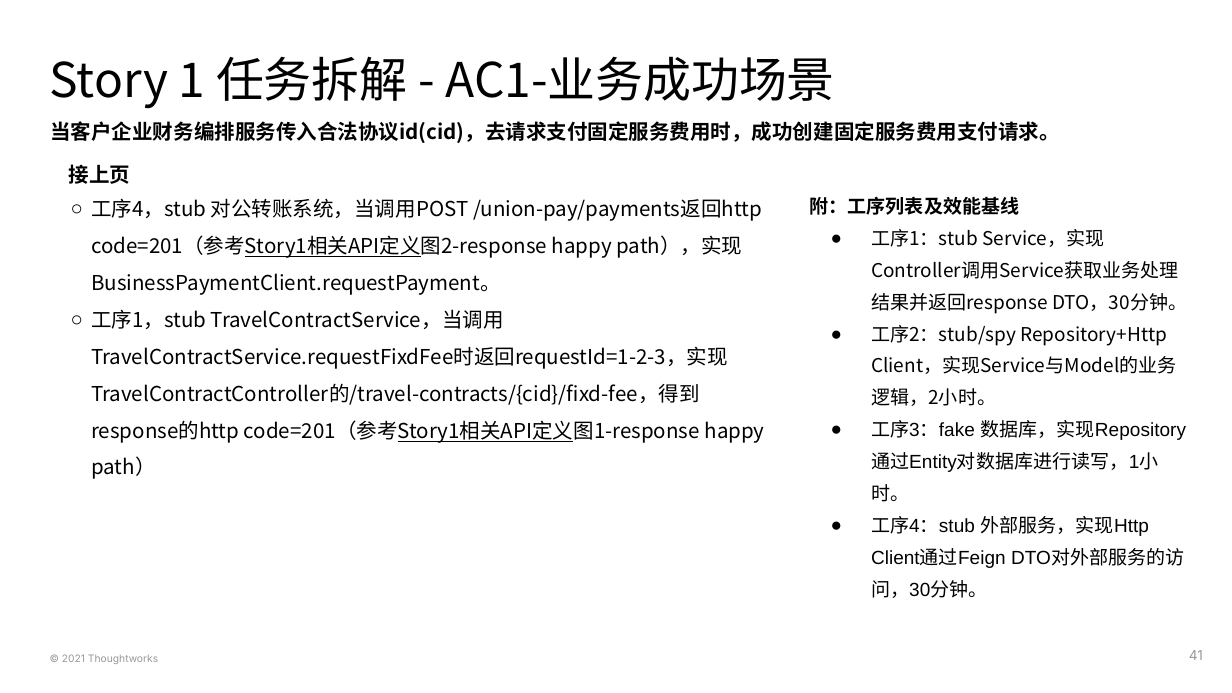
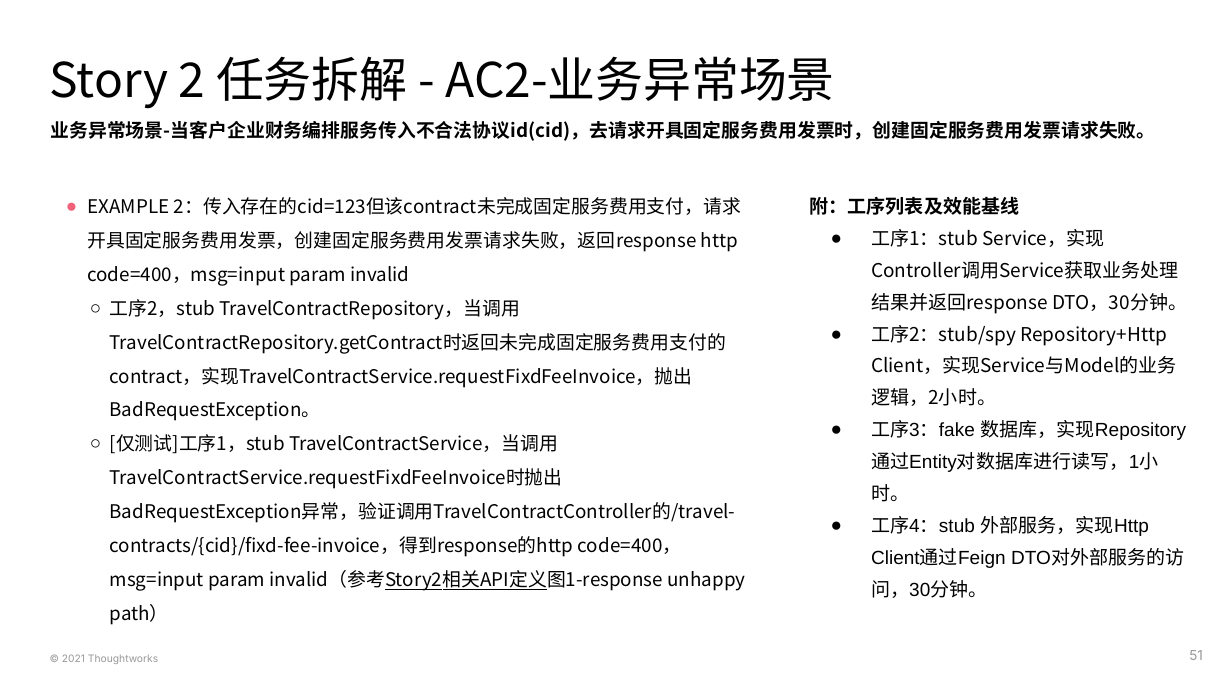
Before and after one commit to deesyx/heima, a slide deck: slide 51 of doc/PS4 黑马考核-项目On-boarding模板-胡炫光.pptx (slide 41 before the commit). Drawn at 1232x693 pixels with LibreOffice and Linux fonts; fonts in the diff are those of the drawing. Boxes give left, top, right and bottom in pixels: in the first picture for what was removed or moved away, otherwise in the second. Text is boxed around its words. In the diff, an @@ line names an element or a change of style, - is before the commit and + after.

```diff
--- a/doc/PS4 黑马考核-项目On-boarding模板-胡炫光.pptx
+++ b/doc/PS4 黑马考核-项目On-boarding模板-胡炫光.pptx
@@ title at <box>50,56,835,109</box>: text changed @@
-Story 1 任务拆解 - AC1-业务成功场景
+Story 2 任务拆解 - AC2-业务异常场景
@@ subtitle at <box>50,121,1155,141</box>: text changed; size 12 to 11 pt @@
-当客户企业财务编排服务传入合法协议id(cid)，去请求支付固定服务费用时，成功创建固定服务费用支付请求。
+业务异常场景-当客户企业财务编排服务传入不合法协议id(cid)，去请求开具固定服务费用发票时，创建固定服务费用发票请求失败。
@@ subtitle removed at <box>69,164,131,184</box> @@
-接上页
@@ text at <box>87,197,745,625</box>: text changed; size 12 to 11 pt @@
-  ○ 工序4，stub 对公转账系统，当调用POST /union-pay/payments返回http code=201（参考Story1相关API定义图2-response happy path），实现BusinessPaymentClient.requestPayment。
-  ○ 工序1，stub TravelContractService，当调用TravelContractService.requestFixdFee时返回requestId=1-2-3，实现TravelContractController的/travel-contracts/{cid}/fixd-fee，得到response的http code=201（参考Story1相关API定义图1-response happy path）
+● EXAMPLE 2：传入存在的cid=123但该contract未完成固定服务费用支付，请求开具固定服务费用发票，创建固定服务费用发票请求失败，返回response http code=400，msg=input param invalid
+  ○ 工序2，stub TravelContractRepository，当调用 TravelContractRepository.getContract时返回未完成固定服务费用支付的contract，实现TravelContractService.requestFixdFeeInvoice，抛出BadRequestException。
+  ○ [仅测试]工序1，stub TravelContractService，当调用TravelContractService.requestFixdFeeInvoice时抛出BadRequestException异常，验证调用TravelContractController的/travel-contracts/{cid}/fixd-fee-invoice，得到response的http code=400，msg=input param invalid（参考Story2相关API定义图1-response unhappy path）
@@ page number at <box>1189,650,1203,660</box>: text changed @@
-41
+51
```
Also in this commit, not shown: 14 other slides changed, 1 slide removed, 17 other files.
